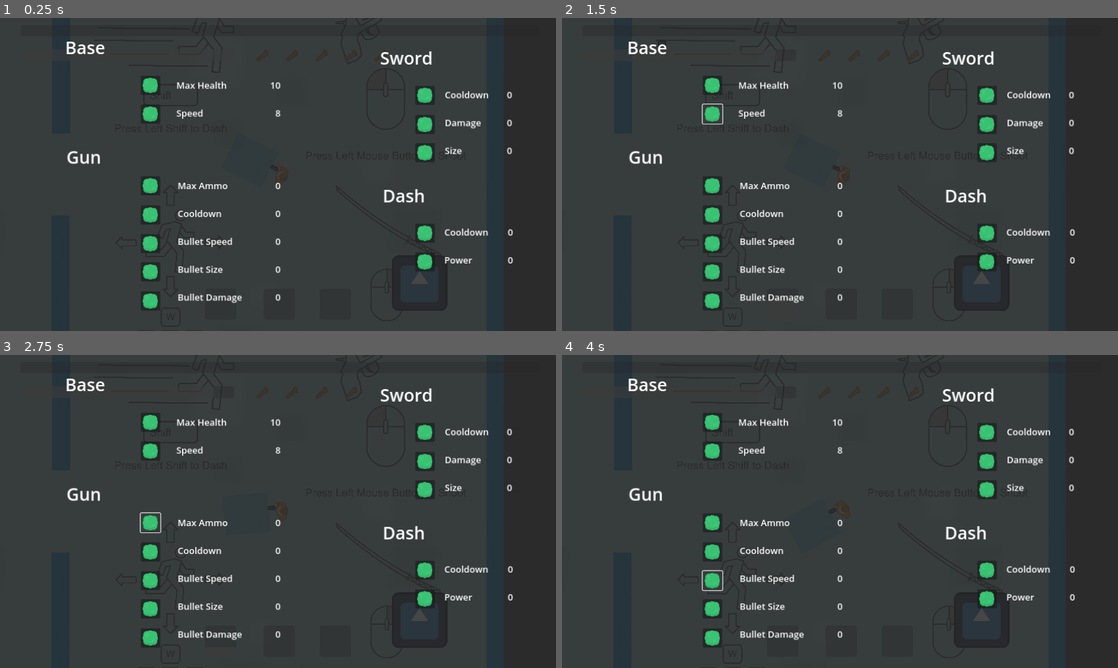
Above: before the commit, frames 1-4 (two rows, left to right).
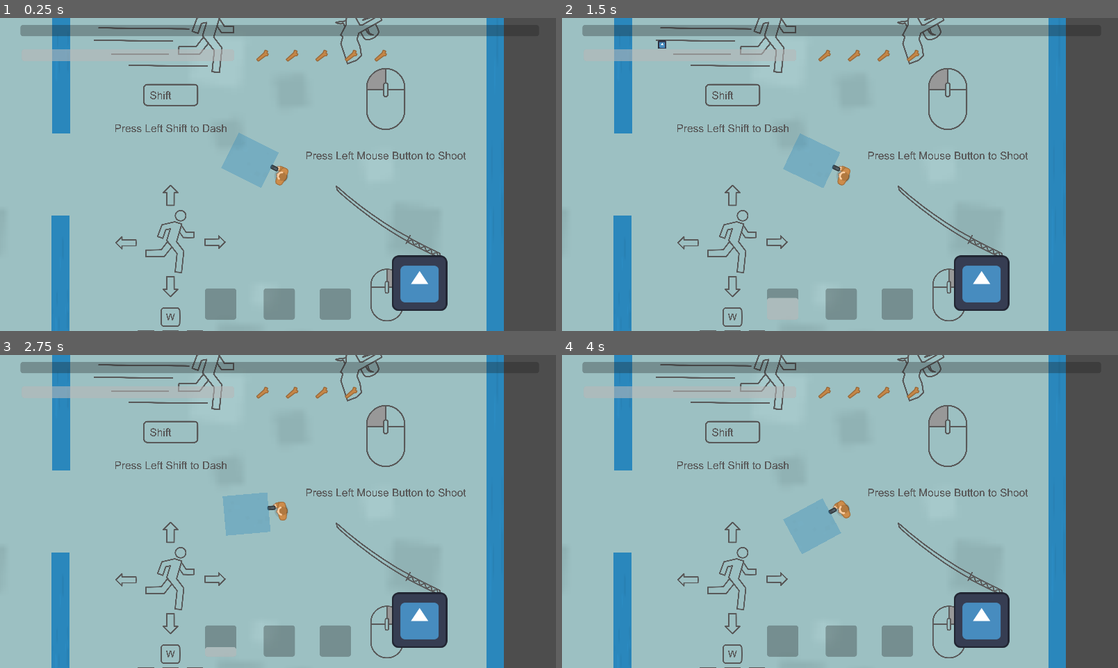
Above: after the commit, the same moments.

Repository: dmq262/Shadow-Stallion
Game: Godot game, scene res://scenes/main.tscn
The game is run twice, just before and just after one commit, with the same random seed, the same clock (stepped at 60 frames per second) and the same inputs. The engine's default icon, where the game draws it, is replaced by a stand-in: a white triangle on a blue panel in a dark square. Sound files missing from this copy of the repository are replaced by a short silence.
Inputs (mouse positions are in pixels of both pictures, inside the frame that each line leads up to):
- Up to frame 1 (0.25 s): no input
- Up to frame 2 (1.5 s): click (712, 86) at 0.52 s; click (712, 115) at 1.27 s
- Up to frame 3 (2.75 s): click (150, 524) at 2.02 s
- Up to frame 4 (4 s): click (712, 552) at 2.77 s; click (712, 580) at 3.52 s

The runs differ from the first frame. In frame 1, 99% of the frame differs, in the area x 0-100%, y 0-100%; in frame 2, 99%; in frame 3, 99%; in frame 4, 99%.

Commit message:
Reformatted and Added Symbols to Stats Page. Renamed instructions folder.

Diff:
--- a/scenes/hud.tscn
+++ b/scenes/hud.tscn
@@ -1,14 +1,18 @@
-[gd_scene load_steps=6 format=3 uid="uid://jmtyntu3kstk"]
+[gd_scene load_steps=10 format=3 uid="uid://jmtyntu3kstk"]
 
 [ext_resource type="Script" path="res://scenes/hud.gd" id="1_lbv4i"]
 [ext_resource type="Texture2D" uid="uid://be36sqncsu7fq" path="res://art/kenny_top_down_shooter/PNG/Tiles/tile_161.png" id="2_gp0mx"]
-[ext_resource type="Texture2D" uid="uid://16hm2e1vv0rb" path="res://art/kenny_top_down_shooter/PNG/Tiles/tile_183.png" id="3_nbt64"]
+[ext_resource type="Texture2D" uid="uid://cmx6qiobg4klx" path="res://art/symbols/symbol_base.png" id="3_caf3n"]
+[ext_resource type="Texture2D" uid="uid://drlfjh28pbv3u" path="res://art/symbols/Symbol_plus.png" id="4_2sxvn"]
+[ext_resource type="Texture2D" uid="uid://mco2kwxpshmh" path="res://art/symbols/symbol_gun.png" id="4_oyn34"]
+[ext_resource type="Texture2D" uid="uid://u23s30387dnl" path="res://art/symbols/symbol_sword.png" id="6_skhqd"]
+[ext_resource type="Texture2D" uid="uid://dueq3uh2d2cmh" path="res://art/symbols/symbol_dash.png" id="7_vcsax"]
 
 [sub_resource type="LabelSettings" id="LabelSettings_wwage"]
-font_size = 40
+font_size = 32
 
 [sub_resource type="LabelSettings" id="LabelSettings_3dts4"]
-font_size = 21
+font_size = 22
 
 [node name="hud" type="CanvasLayer"]
 script = ExtResource("1_lbv4i")
@@ -137,6 +141,7 @@
 show_percentage = false
 
 [node name="stats" type="Control" parent="."]
+visible = false
 layout_mode = 3
 anchors_preset = 0
 offset_right = 40.0
@@ -146,7 +151,7 @@
 layout_mode = 0
 offset_right = 1287.0
 offset_bottom = 722.0
-color = Color(0.145098, 0.145098, 0.145098, 0.847059)
+color = Color(0.160784, 0.160784, 0.160784, 0.890196)
 
 [node name="base" type="Control" parent="stats"]
 anchors_preset = 0
@@ -155,20 +160,29 @@
 
 [node name="base_label" type="Label" parent="stats/base"]
 layout_mode = 0
-offset_left = 150.0
-offset_top = 40.0
-offset_right = 300.0
-offset_bottom = 95.0
+offset_left = 145.0
+offset_top = 38.0
+offset_right = 295.0
+offset_bottom = 93.0
 text = "Base
 "
 label_settings = SubResource("LabelSettings_wwage")
 
+[node name="base_symbol" type="TextureRect" parent="stats/base"]
+layout_mode = 0
+offset_left = 54.0
+offset_top = 91.0
+offset_right = 218.0
+offset_bottom = 279.0
+texture = ExtResource("3_caf3n")
+expand_mode = 1
+
 [node name="base_stats_label" type="Label" parent="stats/base"]
 layout_mode = 0
-offset_left = 406.0
-offset_top = 140.0
-offset_right = 521.0
-offset_bottom = 236.0
+offset_left = 377.0
+offset_top = 114.0
+offset_right = 500.0
+offset_bottom = 213.0
 text = "Max Health
 
 Speed"
@@ -176,32 +190,32 @@
 
 [node name="base_stats" type="Label" parent="stats/base"]
 layout_mode = 0
-offset_left = 531.0
-offset_top = 140.0
-offset_right = 646.0
-offset_bottom = 236.0
+offset_left = 502.0
+offset_top = 114.0
+offset_right = 617.0
+offset_bottom = 213.0
 text = "10
 
 8"
 label_settings = SubResource("LabelSettings_3dts4")
 horizontal_alignment = 2
 
-[node name="upgrade_health" type="Button" parent="stats/base"]
-layout_mode = 0
-offset_left = 324.0
-offset_top = 133.0
-offset_right = 369.0
-offset_bottom = 177.0
-icon = ExtResource("3_nbt64")
-expand_icon = true
-
-[node name="upgrade_speed" type="Button" parent="stats/base"]
-layout_mode = 0
-offset_left = 324.0
-offset_top = 199.0
-offset_right = 369.0
-offset_bottom = 243.0
-icon = ExtResource("3_nbt64")
+[node name="upgrade_health" type="Button" parent="stats/base" groups=["upgrade_button"]]
+layout_mode = 0
+offset_left = 293.0
+offset_top = 111.0
+offset_right = 333.0
+offset_bottom = 150.0
+icon = ExtResource("4_2sxvn")
+expand_icon = true
+
+[node name="upgrade_speed" type="Button" parent="stats/base" groups=["upgrade_button"]]
+layout_mode = 0
+offset_left = 294.0
+offset_top = 179.0
+offset_right = 335.0
+offset_bottom = 219.0
+icon = ExtResource("4_2sxvn")
 expand_icon = true
 
 [node name="gun" type="Control" parent="stats"]
@@ -211,19 +225,29 @@
 
 [node name="gun_label" type="Label" parent="stats/gun"]
 layout_mode = 0
-offset_left = 153.0
-offset_top = 292.0
-offset_right = 303.0
-offset_bottom = 347.0
+offset_left = 148.0
+offset_top = 312.0
+offset_right = 298.0
+offset_bottom = 367.0
 text = "Gun"
 label_settings = SubResource("LabelSettings_wwage")
 
+[node name="gun_symbol" type="TextureRect" parent="stats/gun"]
+layout_mode = 0
+offset_left = 27.0
+offset_top = 558.0
+offset_right = 264.0
+offset_bottom = 700.0
+rotation = -0.760964
+texture = ExtResource("4_oyn34")
+expand_mode = 1
+
 [node name="gun_stats_label" type="Label" parent="stats/gun"]
 layout_mode = 0
-offset_left = 409.0
-offset_top = 371.0
-offset_right = 556.0
-offset_bottom = 665.0
+offset_left = 379.0
+offset_top = 363.0
+offset_right = 536.0
+offset_bottom = 666.0
 text = "Max Ammo
 
 Cooldown
@@ -237,10 +261,10 @@
 
 [node name="gun_stats" type="Label" parent="stats/gun"]
 layout_mode = 0
-offset_left = 499.0
-offset_top = 371.0
-offset_right = 646.0
-offset_bottom = 665.0
+offset_left = 469.0
+offset_top = 363.0
+offset_right = 616.0
+offset_bottom = 666.0
 text = "0
 
 0
@@ -253,49 +277,49 @@
 label_settings = SubResource("LabelSettings_3dts4")
 horizontal_alignment = 2
 
-[node name="upgrade_ammo" type="Button" parent="stats/gun"]
-layout_mode = 0
-offset_left = 324.0
-offset_top = 364.0
-offset_right = 369.0
-offset_bottom = 408.0
-icon = ExtResource("3_nbt64")
-expand_icon = true
-
-[node name="upgrade_gun_cooldown" type="Button" parent="stats/gun"]
-layout_mode = 0
-offset_left = 324.0
-offset_top = 431.0
-offset_right = 369.0
-offset_bottom = 475.0
-icon = ExtResource("3_nbt64")
-expand_icon = true
-
-[node name="upgrade_bullet_speed" type="Button" parent="stats/gun"]
-layout_mode = 0
-offset_left = 324.0
-offset_top = 497.0
-offset_right = 369.0
-offset_bottom = 541.0
-icon = ExtResource("3_nbt64")
-expand_icon = true
-
-[node name="upgrade_bullet_size" type="Button" parent="stats/gun"]
-layout_mode = 0
-offset_left = 324.0
-offset_top = 562.0
-offset_right = 369.0
+[node name="upgrade_ammo" type="Button" parent="stats/gun" groups=["upgrade_button"]]
+layout_mode = 0
+offset_left = 294.0
+offset_top = 360.0
+offset_right = 335.0
+offset_bottom = 400.0
+icon = ExtResource("4_2sxvn")
+expand_icon = true
+
+[node name="upgrade_gun_cooldown" type="Button" parent="stats/gun" groups=["upgrade_button"]]
+layout_mode = 0
+offset_left = 294.0
+offset_top = 430.0
+offset_right = 335.0
+offset_bottom = 470.0
+icon = ExtResource("4_2sxvn")
+expand_icon = true
+
+[node name="upgrade_bullet_speed" type="Button" parent="stats/gun" groups=["upgrade_button"]]
+layout_mode = 0
+offset_left = 294.0
+offset_top = 498.0
+offset_right = 335.0
+offset_bottom = 538.0
+icon = ExtResource("4_2sxvn")
+expand_icon = true
+
+[node name="upgrade_bullet_size" type="Button" parent="stats/gun" groups=["upgrade_button"]]
+layout_mode = 0
+offset_left = 294.0
+offset_top = 564.0
+offset_right = 337.0
 offset_bottom = 606.0
-icon = ExtResource("3_nbt64")
-expand_icon = true
-
-[node name="upgrade_bullet_damage" type="Button" parent="stats/gun"]
-layout_mode = 0
-offset_left = 324.0
-offset_top = 629.0
-offset_right = 369.0
-offset_bottom = 673.0
-icon = ExtResource("3_nbt64")
+icon = ExtResource("4_2sxvn")
+expand_icon = true
+
+[node name="upgrade_bullet_damage" type="Button" parent="stats/gun" groups=["upgrade_button"]]
+layout_mode = 0
+offset_left = 294.0
+offset_top = 633.0
+offset_right = 337.0
+offset_bottom = 675.0
+icon = ExtResource("4_2sxvn")
 expand_icon = true
 
 [node name="sword" type="Control" parent="stats"]
@@ -305,19 +329,28 @@
 
 [node name="sword_label" type="Label" parent="stats/sword"]
 layout_mode = 0
-offset_left = 875.0
-offset_top = 64.0
-offset_right = 1025.0
-offset_bottom = 119.0
+offset_left = 870.0
+offset_top = 246.0
+offset_right = 1020.0
+offset_bottom = 301.0
 text = "Sword"
 label_settings = SubResource("LabelSettings_wwage")
 
+[node name="sword_symbol" type="TextureRect" parent="stats/sword"]
+layout_mode = 0
+offset_left = 743.0
+offset_top = 315.0
+offset_right = 965.0
+offset_bottom = 472.0
+texture = ExtResource("6_skhqd")
+expand_mode = 1
+
 [node name="sword_stats_label" type="Label" parent="stats/sword"]
 layout_mode = 0
-offset_left = 1024.0
-offset_top = 162.0
-offset_right = 1150.0
-offset_bottom = 330.0
+offset_left = 1080.0
+offset_top = 302.0
+offset_right = 1206.0
+offset_bottom = 470.0
 text = "Cooldown
 
 Damage
@@ -327,10 +360,10 @@
 
 [node name="sword_stats" type="Label" parent="stats/sword"]
 layout_mode = 0
-offset_left = 1053.0
-offset_top = 162.0
-offset_right = 1179.0
-offset_bottom = 330.0
+offset_left = 1109.0
+offset_top = 302.0
+offset_right = 1235.0
+offset_bottom = 470.0
 text = "0
 
 0
@@ -339,31 +372,31 @@
 label_settings = SubResource("LabelSettings_3dts4")
 horizontal_alignment = 2
 
-[node name="upgrade_sword_cooldown" type="Button" parent="stats/sword"]
-layout_mode = 0
-offset_left = 956.0
-offset_top = 156.0
-offset_right = 1001.0
-offset_bottom = 200.0
-icon = ExtResource("3_nbt64")
-expand_icon = true
-
-[node name="upgrade_sword_damage" type="Button" parent="stats/sword"]
-layout_mode = 0
-offset_left = 956.0
-offset_top = 223.0
-offset_right = 1001.0
-offset_bottom = 267.0
-icon = ExtResource("3_nbt64")
-expand_icon = true
-
-[node name="upgrade_sword_size" type="Button" parent="stats/sword"]
-layout_mode = 0
-offset_left = 956.0
-offset_top = 288.0
-offset_right = 1001.0
-offset_bottom = 332.0
-icon = ExtResource("3_nbt64")
+[node name="upgrade_sword_cooldown" type="Button" parent="stats/sword" groups=["upgrade_button"]]
+layout_mode = 0
+offset_left = 1011.0
+offset_top = 300.0
+offset_right = 1049.0
+offset_bottom = 338.0
+icon = ExtResource("4_2sxvn")
+expand_icon = true
+
+[node name="upgrade_sword_damage" type="Button" parent="stats/sword" groups=["upgrade_button"]]
+layout_mode = 0
+offset_left = 1011.0
+offset_top = 368.0
+offset_right = 1050.0
+offset_bottom = 406.0
+icon = ExtResource("4_2sxvn")
+expand_icon = true
+
+[node name="upgrade_sword_size" type="Button" parent="stats/sword" groups=["upgrade_button"]]
+layout_mode = 0
+offset_left = 1011.0
+offset_top = 436.0
+offset_right = 1050.0
+offset_bottom = 474.0
+icon = ExtResource("4_2sxvn")
 expand_icon = true
 
 [node name="dash" type="Control" parent="stats"]
@@ -373,20 +406,29 @@
 
 [node name="dash_label" type="Label" parent="stats/dash"]
 layout_mode = 0
-offset_left = 881.0
-offset_top = 381.0
-offset_right = 1054.0
-offset_bottom = 436.0
+offset_left = 876.0
+offset_top = 508.0
+offset_right = 1049.0
+offset_bottom = 563.0
 text = "Dash
 "
 label_settings = SubResource("LabelSettings_wwage")
 
+[node name="dash_symbol" type="TextureRect" parent="stats/dash"]
+layout_mode = 0
+offset_left = 732.0
+offset_top = 556.0
+offset_right = 997.0
+offset_bottom = 706.0
+texture = ExtResource("7_vcsax")
+expand_mode = 1
+
 [node name="dash_stats_label" type="Label" parent="stats/dash"]
 layout_mode = 0
-offset_left = 1023.0
-offset_top = 478.0
-offset_right = 1149.0
-offset_bottom = 646.0
+offset_left = 1079.0
+offset_top = 572.0
+offset_right = 1205.0
+offset_bottom = 740.0
 text = "Cooldown
 
 Power"
@@ -394,33 +436,43 @@
 
 [node name="dash_stats" type="Label" parent="stats/dash"]
 layout_mode = 0
-offset_left = 1122.0
-offset_top = 478.0
-offset_right = 1181.0
-offset_bottom = 646.0
+offset_left = 1178.0
+offset_top = 572.0
+offset_right = 1237.0
+offset_bottom = 740.0
 text = "0
 
 0"
 label_settings = SubResource("LabelSettings_3dts4")
 horizontal_alignment = 2
 
-[node name="upgrade_dash_cooldown" type="Button" parent="stats/dash"]
-layout_mode = 0
-offset_left = 956.0
-offset_top = 473.0
-offset_right = 1001.0
-offset_bottom = 517.0
-icon = ExtResource("3_nbt64")
-expand_icon = true
-
-[node name="upgrade_dash_power" type="Button" parent="stats/dash"]
-layout_mode = 0
-offset_left = 956.0
-offset_top = 539.0
-offset_right = 1001.0
-offset_bottom = 583.0
-icon = ExtResource("3_nbt64")
-expand_icon = true
+[node name="upgrade_dash_cooldown" type="Button" parent="stats/dash" groups=["upgrade_button"]]
+layout_mode = 0
+offset_left = 1012.0
+offset_top = 570.0
+offset_right = 1053.0
+offset_bottom = 610.0
+icon = ExtResource("4_2sxvn")
+expand_icon = true
+
+[node name="upgrade_dash_power" type="Button" parent="stats/dash" groups=["upgrade_button"]]
+layout_mode = 0
+offset_left = 1012.0
+offset_top = 638.0
+offset_right = 1054.0
+offset_bottom = 679.0
+icon = ExtResource("4_2sxvn")
+expand_icon = true
+
+[node name="level_points" type="Label" parent="stats"]
+layout_mode = 0
+offset_left = 840.0
+offset_top = 79.0
+offset_right = 1142.0
+offset_bottom = 172.0
+text = "Current Exp: 0/0
+Unspent Levels: 0"
+label_settings = SubResource("LabelSettings_3dts4")
 
 [connection signal="pressed" from="stats/base/upgrade_health" to="." method="upgrade_button" binds= ["health"]]
 [connection signal="pressed" from="stats/base/upgrade_speed" to="." method="upgrade_button" binds= ["speed"]]
--- a/scenes/room_start.tscn
+++ b/scenes/room_start.tscn
@@ -1,10 +1,10 @@
 [gd_scene load_steps=6 format=3 uid="uid://cr5s3ole88uiu"]
 
 [ext_resource type="Texture2D" uid="uid://c55ju2fsp2bj2" path="res://art/kenny_top_down_shooter/PNG/Tiles/tile_07.png" id="1_7ekuo"]
-[ext_resource type="Texture2D" uid="uid://b5gnvnv3r7tti" path="res://art/instruction_images/instructions_dash.png" id="1_550dj"]
-[ext_resource type="Texture2D" uid="uid://e4ek2m0h50sg" path="res://art/instruction_images/instructions_move.png" id="2_i47jw"]
-[ext_resource type="Texture2D" uid="uid://c0hrgyub5f8l2" path="res://art/instruction_images/instructions_gun.png" id="4_kjf6s"]
-[ext_resource type="Texture2D" uid="uid://bhksxuo6papna" path="res://art/instruction_images/instructions_sword.png" id="5_shs0l"]
+[ext_resource type="Texture2D" uid="uid://b5gnvnv3r7tti" path="res://art/symbols/instructions_dash.png" id="1_550dj"]
+[ext_resource type="Texture2D" uid="uid://e4ek2m0h50sg" path="res://art/symbols/instructions_move.png" id="2_i47jw"]
+[ext_resource type="Texture2D" uid="uid://c0hrgyub5f8l2" path="res://art/symbols/instructions_gun.png" id="4_kjf6s"]
+[ext_resource type="Texture2D" uid="uid://bhksxuo6papna" path="res://art/symbols/instructions_sword.png" id="5_shs0l"]
 
 [node name="room_start" type="Node2D"]
 
Binary file added: art/symbols/Symbol_plus.png
Not shown, added: art/symbols/Symbol_plus.png.import
Renamed: art/instruction_images/instructions_dash.png -> art/symbols/instructions_dash.png
Not shown, added: art/symbols/instructions_dash.png.import
Renamed: art/instruction_images/instructions_gun.png -> art/symbols/instructions_gun.png
Not shown, changed: art/symbols/instructions_gun.png.import
Renamed: art/instruction_images/instructions_move.png -> art/symbols/instructions_move.png
Not shown, changed: art/symbols/instructions_move.png.import
Renamed: art/instruction_images/instructions_sword.png -> art/symbols/instructions_sword.png
Not shown, added: art/symbols/instructions_sword.png.import
Binary file added: art/symbols/symbol_base.png
Not shown, changed: art/symbols/symbol_base.png.import
(and 6 more such lines)
